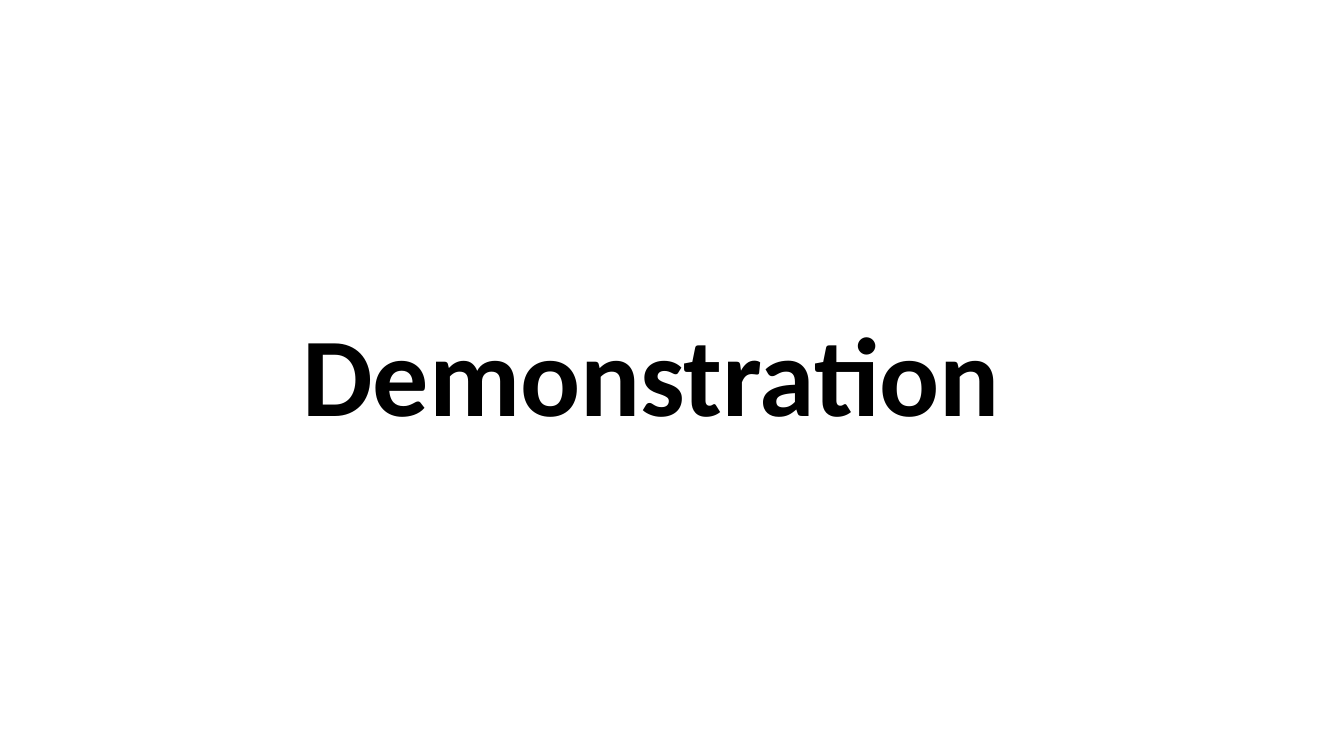
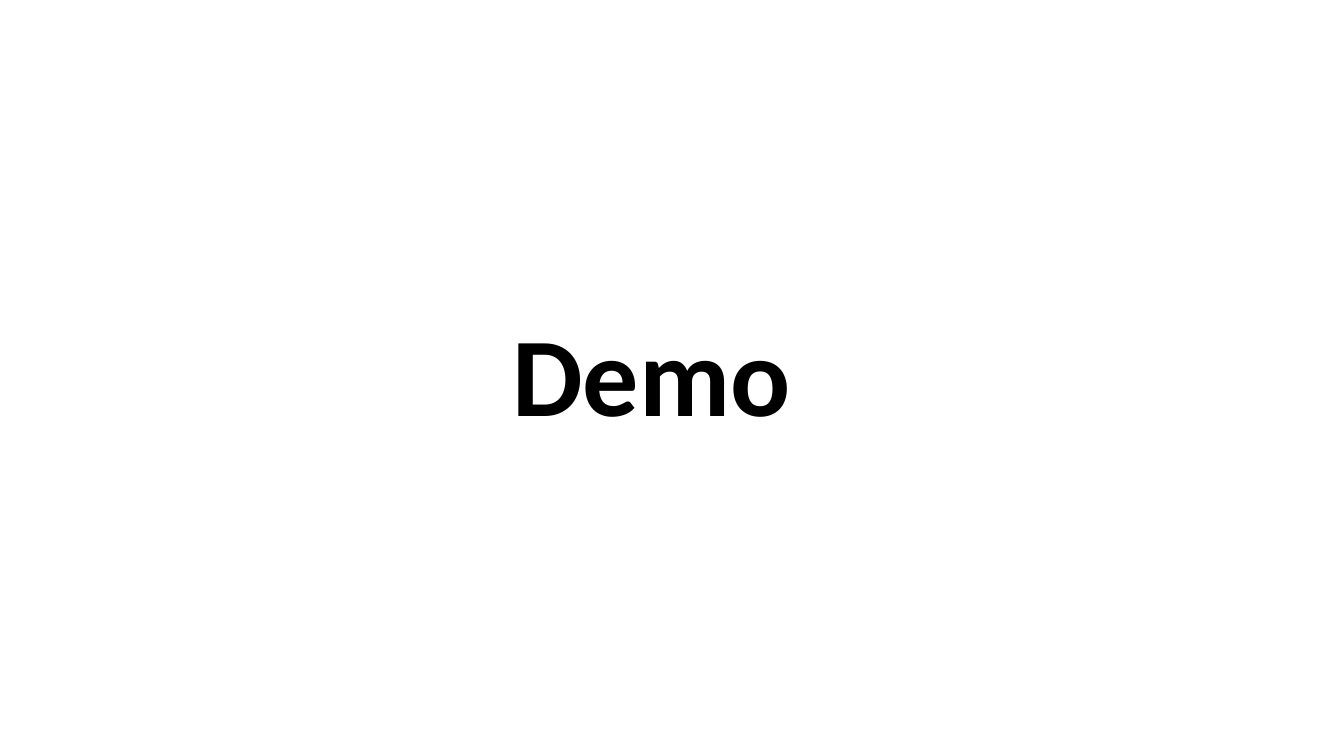
Before and after one commit to r-kass/gNetPlus, a slide deck: slide 7 of hackathon pres3.pptx. Drawn at 1344x756 pixels with LibreOffice and Linux fonts; fonts in the diff are those of the drawing; background and template pictures are left out. Boxes give left, top, right and bottom in pixels: in the first picture for what was removed or moved away, otherwise in the second. Text is boxed around its words. In the diff, an @@ line names an element or a change of style, - is before the commit and + after.

Commit message:
powerpoint changes

```diff
--- a/hackathon pres3.pptx
+++ b/hackathon pres3.pptx
@@ title at [512, 343, 790, 417]: text changed @@
-Demonstration
+Demo
```
Also in this commit, not shown: 2 other slides changed, 2 other files.
